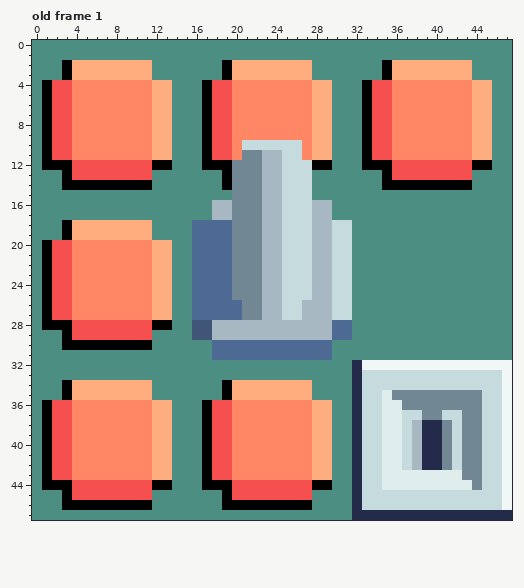
Pixel-art file -- public/assets/graphics/snek-columns.ase. Above is the file before it was changed.
48x48 pixels, 10 frames. Shown: old frame 1. The commit also changed other frames, which this record leaves out.
The result:
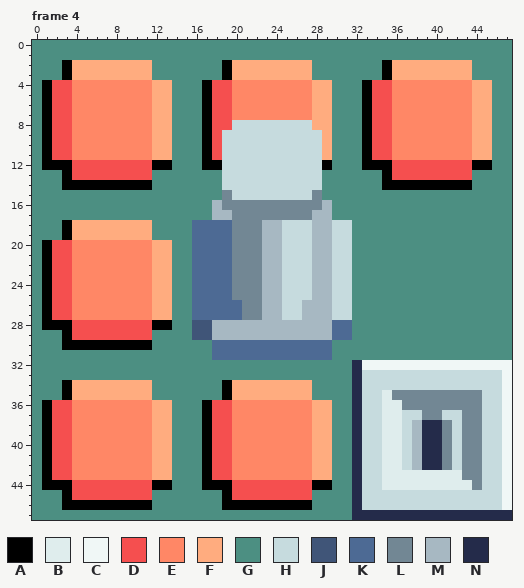
Palette (. is transparent): A #000000  B #dfeded  C #f0f7f6  D #f54f4f  E #ff8766  F #ffac7f  G #4c8f82  H #c6dbde  J #405578  K #4d6a94  L #728794  M #a7b8c2  N #242b4a
A new or re-ordered frame is compared with the old frame closest to it.
What changed:
frames 10 -> 12
Changed rows in their new state; - is an unchanged pixel.
Frame 4 is new; against old frame 1, layer "Layer 1":
first column x 19:
 8 -HHHHHHHH-
 9 HHHHHHHHHH
10 HH------HH
11 HHHHHH--HH
12 HHHHHH---H
13 HHHHHH---H
14 HHHHHH---H
15 LHHHHH---L
16 L---LLLLLL
17 ----LLLLL-
